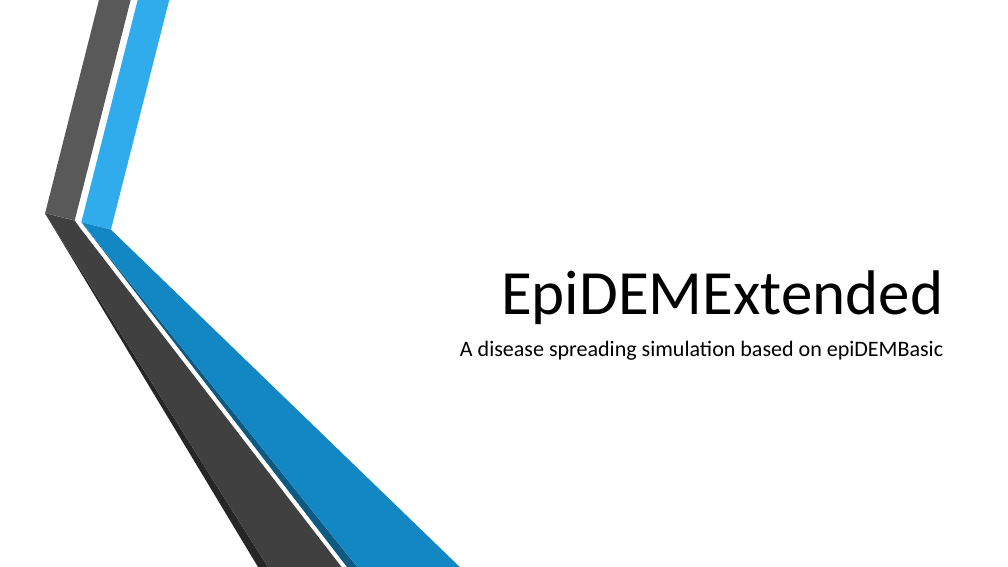
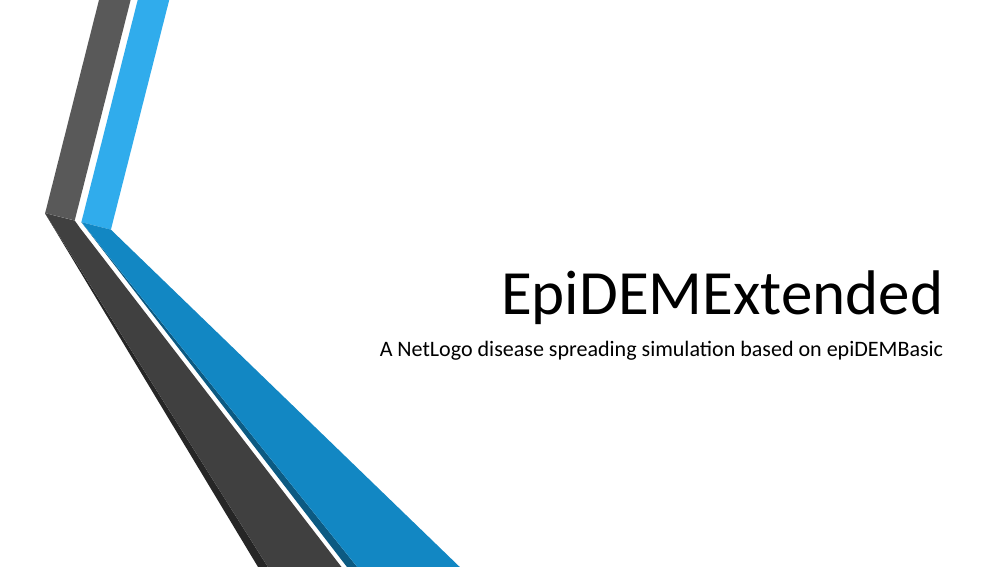
Before and after one commit to gpisanelli/EpiDEMExtended, a slide deck: slide 1 of docs/EpiDEMExtendedPresentation.pptx. Drawn at 1008x567 pixels with LibreOffice and Linux fonts; fonts in the diff are those of the drawing; background and template pictures are left out. Boxes give left, top, right and bottom in pixels: in the first picture for what was removed or moved away, otherwise in the second. Text is boxed around its words. In the diff, an @@ line names an element or a change of style, - is before the commit and + after.

```diff
--- a/docs/EpiDEMExtendedPresentation.pptx
+++ b/docs/EpiDEMExtendedPresentation.pptx
@@ subtitle at <box>380,340,943,360</box>: text changed @@
-A disease spreading simulation based on epiDEMBasic
+A NetLogo disease spreading simulation based on epiDEMBasic
```
Also in this commit, not shown: 14 other slides changed, 1 slide removed.
